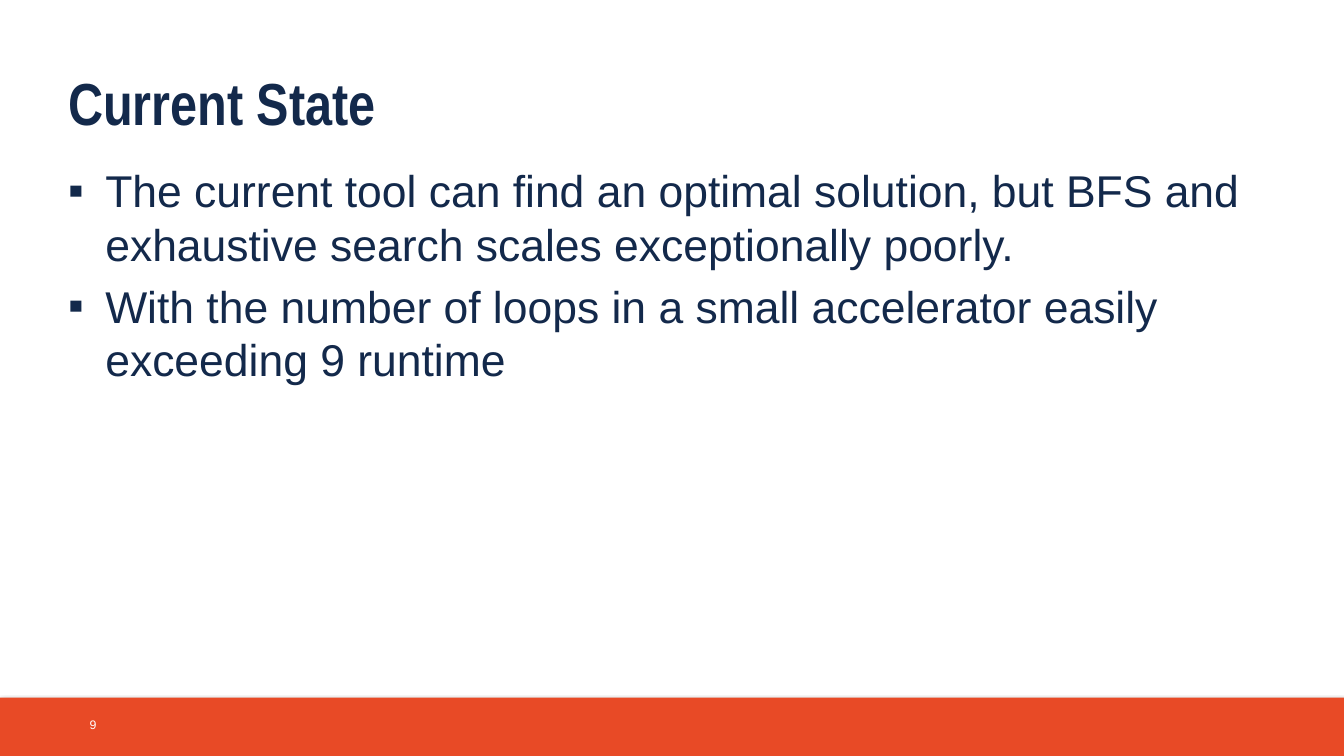
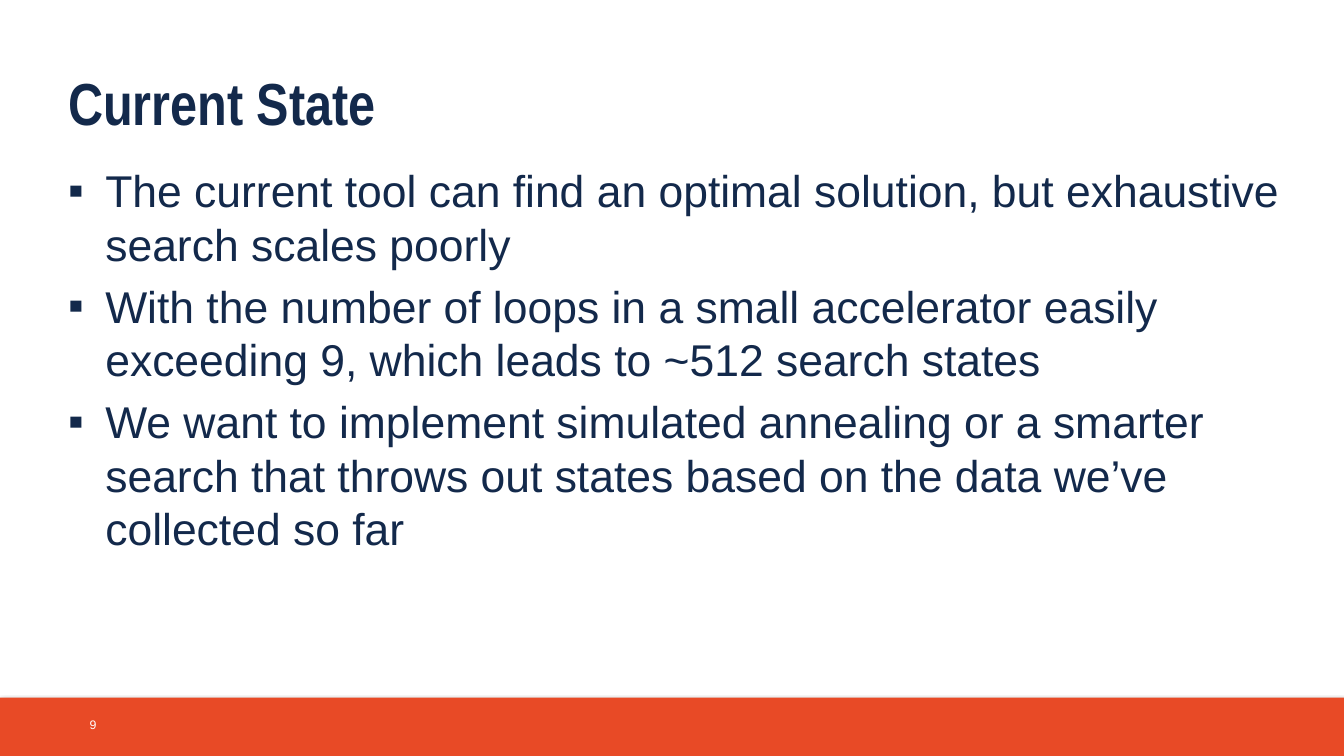
Before and after one commit to atsmith3/CruiseControl, a slide deck: slide 9 of Documentation/final_presentation.pptx. Drawn at 1344x756 pixels with LibreOffice and Linux fonts; fonts in the diff are those of the drawing; background and template pictures are left out. Boxes give left, top, right and bottom in pixels: in the first picture for what was removed or moved away, otherwise in the second. Text is boxed around its words. In the diff, an @@ line names an element or a change of style, - is before the commit and + after.

```diff
--- a/Documentation/final_presentation.pptx
+++ b/Documentation/final_presentation.pptx
@@ text at (105, 174, 1279, 546): text changed @@
-▪ The current tool can find an optimal solution, but BFS and exhaustive search scales exceptionally poorly.
-▪ With the number of loops in a small accelerator easily exceeding 9 runtime
+▪ The current tool can find an optimal solution, but exhaustive search scales poorly
+▪ With the number of loops in a small accelerator easily exceeding 9, which leads to ~512 search states
+▪ We want to implement simulated annealing or a smarter search that throws out states based on the data we’ve collected so far
```
Also in this commit, not shown: 7 other slides changed, 3 slides added.
